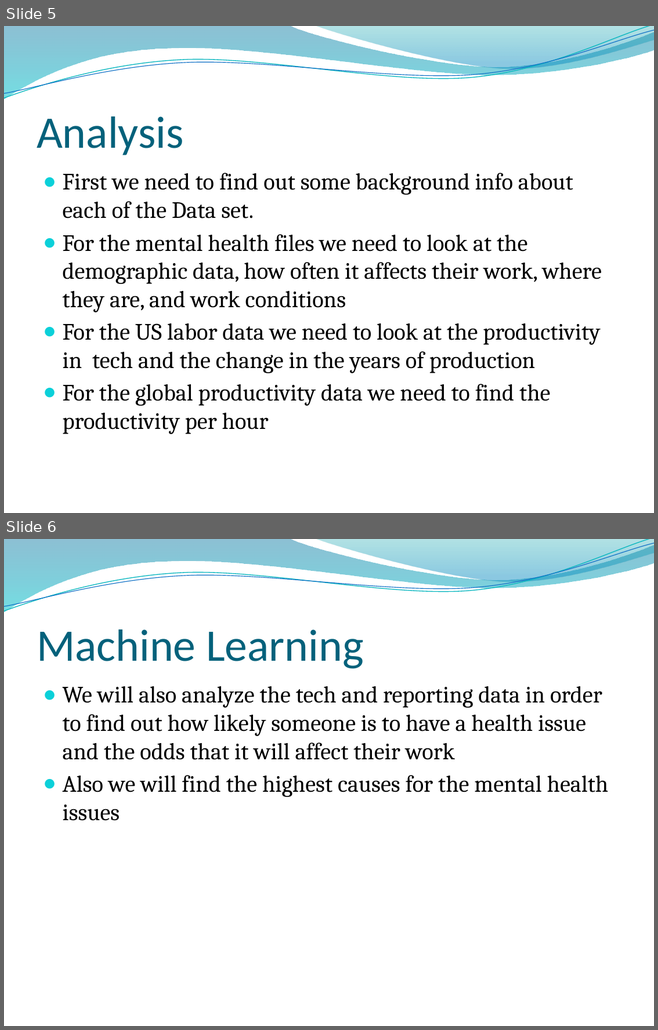
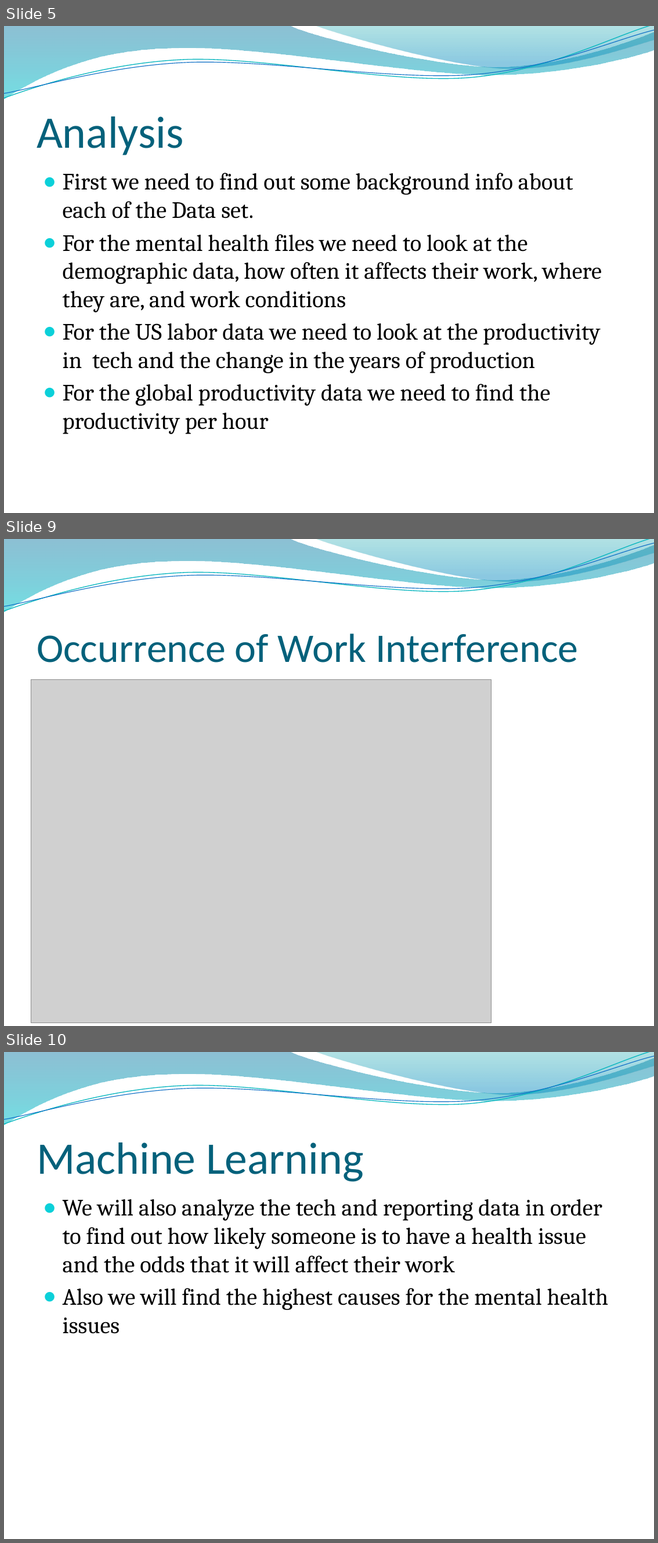
Before and after one commit to jrearth/Psych_and_Tech, a slide deck: Mental Health in Tech pres.pptx. Shown one above the other, each under a label of ours: slides 5 and 6 before the commit, slides 5, 9 and 10 after it; the slides between them are not shown. The pictures are 658x1030 and 658x1543 pixels, drawn with LibreOffice and Linux fonts; fonts in the diff are those of the drawing; grey boxes stand for pictures; background and template pictures are left out. Boxes give left, top, right and bottom in pixels: in the first picture for what was removed or moved away, otherwise in the second. Text is boxed around its words. In the diff, an @@ line names an element or a change of style, - is before the commit and + after.

```diff
--- a/Mental Health in Tech pres.pptx
+++ b/Mental Health in Tech pres.pptx
@@ slide 9 added at (4,539,654,1026), background picture (left out); not listed: 4 template elements that a slide beside it also shows @@
@@ title added at (36,634,578,663), 45 pt, text #04617B @@
+Occurrence of Work Interference
@@ picture added at (31,680,491,1024) @@
@@ what was slide 6 is now slide 10 @@
```
Also in this commit, not shown: 1 slide changed, 7 other slides added.
